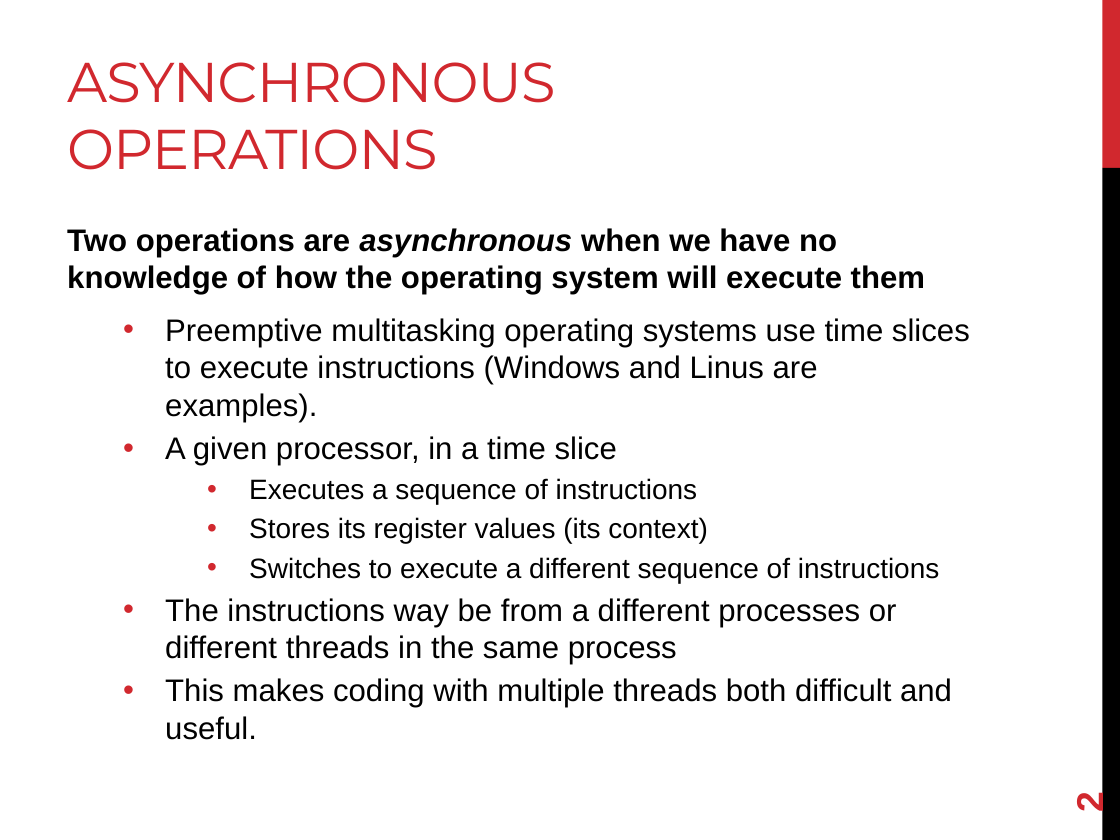
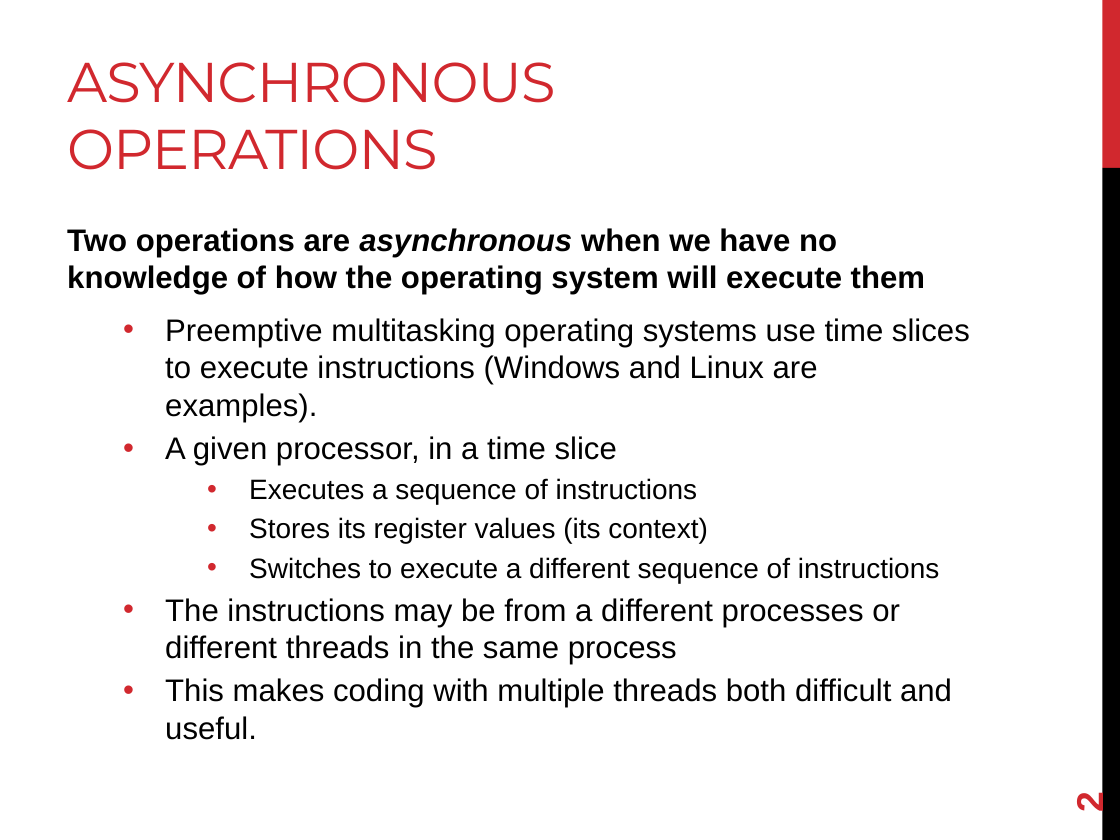
Before and after one commit to joshpeterson/DevelopingConcurrentSoftware, a slide deck: slide 2 of Lectures/Asynchronous Operations/Asynchronous Operations.pptx. Drawn at 1120x840 pixels with LibreOffice and Linux fonts; fonts in the diff are those of the drawing. Boxes give left, top, right and bottom in pixels: in the first picture for what was removed or moved away, otherwise in the second. Text is boxed around its words. In the diff, an @@ line names an element or a change of style, - is before the commit and + after.

```diff
--- a/Lectures/Asynchronous Operations/Asynchronous Operations.pptx
+++ b/Lectures/Asynchronous Operations/Asynchronous Operations.pptx
@@ text at (165, 318, 970, 422): text changed @@
-  • Preemptive multitasking operating systems use time slices to execute instructions (Windows and Linus are examples).
+  • Preemptive multitasking operating systems use time slices to execute instructions (Windows and Linux are examples).
@@ text at (165, 598, 900, 664): text changed @@
-  • The instructions way be from a different processes or different threads in the same process
+  • The instructions may be from a different processes or different threads in the same process
```
Also in this commit, not shown: 3 other slides changed, 37 other files.
